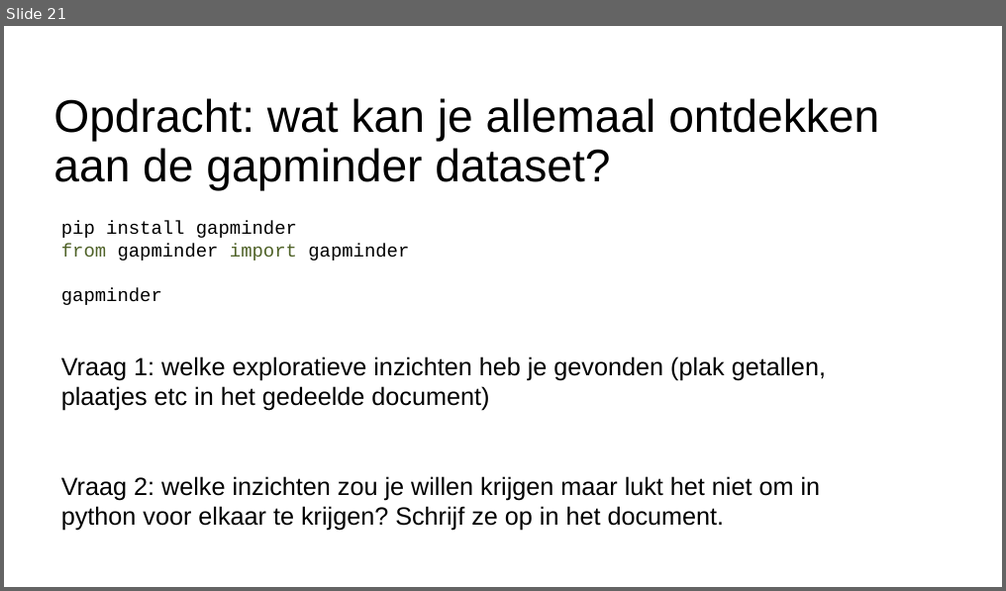
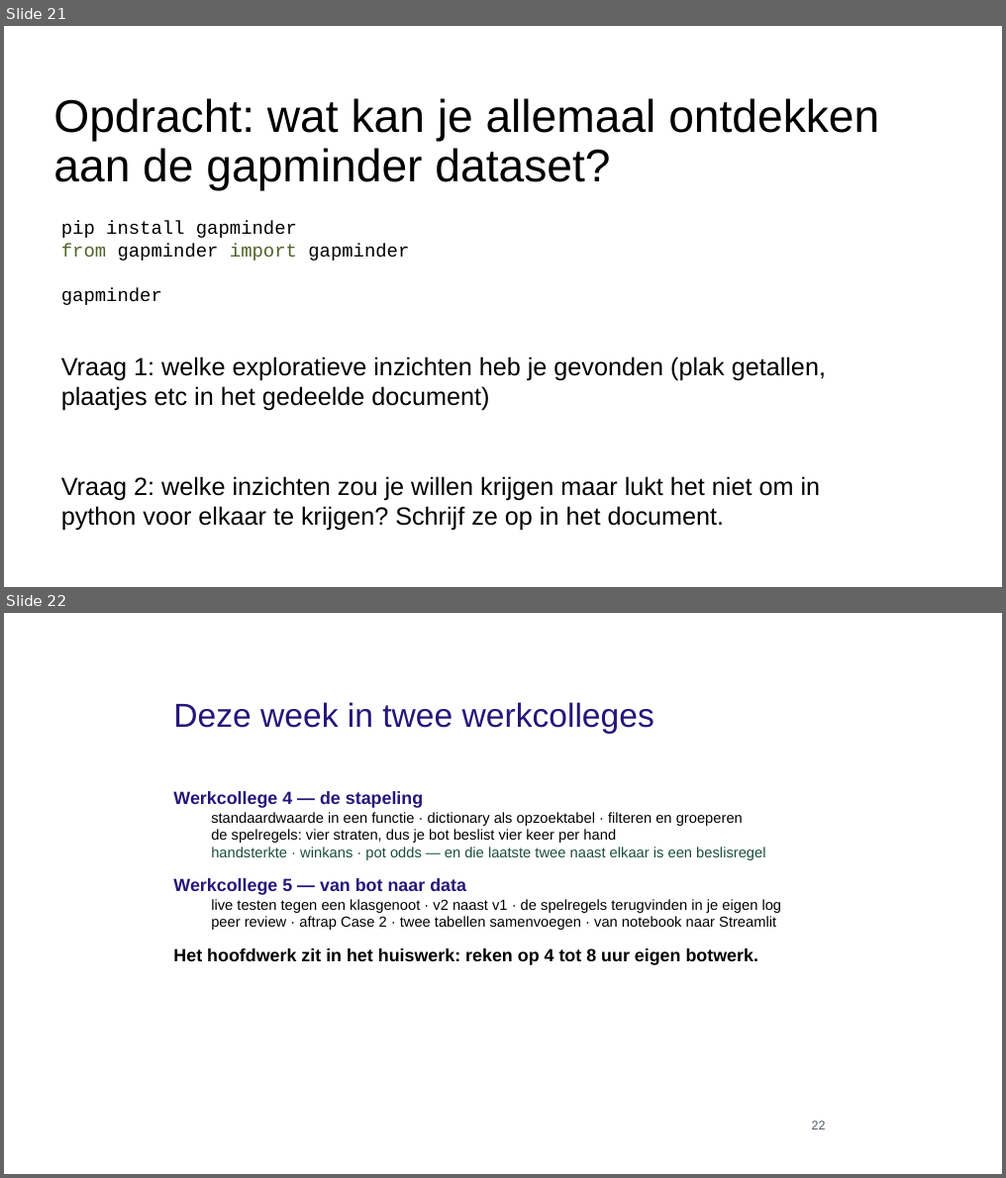
Before and after one commit to finturion/poker-analytics-challenge, a slide deck: powerpoints/hoorcollege/03_Exploring_Manipulating_Data_aangevuld.pptx. Shown one above the other, each under a label of ours: slide 21 before the commit, slides 21 and 22 after it. The pictures are 1006x591 and 1006x1178 pixels, drawn with LibreOffice and Linux fonts; fonts in the diff are those of the drawing; background and template pictures are left out. Boxes give left, top, right and bottom in pixels: in the first picture for what was removed or moved away, otherwise in the second. Text is boxed around its words. In the diff, an @@ line names an element or a change of style, - is before the commit and + after.

```diff
--- a/powerpoints/hoorcollege/03_Exploring_Manipulating_Data_aangevuld.pptx
+++ b/powerpoints/hoorcollege/03_Exploring_Manipulating_Data_aangevuld.pptx
@@ slide 22 added at <box>4,613,1002,1174</box>, background picture (left out) @@
@@ text added at <box>173,702,654,734</box>, 32 pt, text #25167A @@
+Deze week in twee werkcolleges
@@ text added at <box>173,791,782,965</box>, 14 pt, text #000000 @@
+Werkcollege 4 — de stapeling
+  standaardwaarde in een functie · dictionary als opzoektabel · filteren en groeperen
+  de spelregels: vier straten, dus je bot beslist vier keer per hand
+  handsterkte · winkans · pot odds — en die laatste twee naast elkaar is een beslisregel
+Werkcollege 5 — van bot naar data
+  live testen tegen een klasgenoot · v2 naast v1 · de spelregels terugvinden in je eigen log
+  peer review · aftrap Case 2 · twee tabellen samenvoegen · van notebook naar Streamlit
+Het hoofdwerk zit in het huiswerk: reken op 4 tot 8 uur eigen botwerk.
@@ text added at <box>812,1121,826,1130</box>, 12 pt, text #505A64 @@
+22
```
Also in this commit, not shown: 8 slides changed, 1 other slide added, 1 other file.
